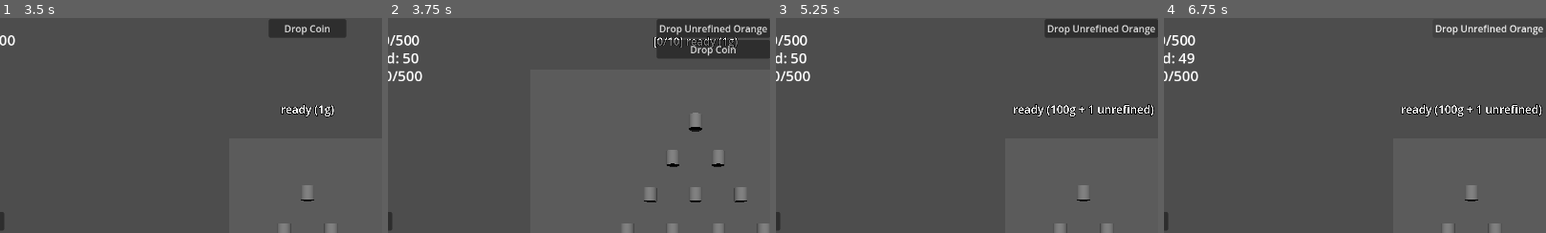
Above: before the commit, frames 1-4 (left to right).
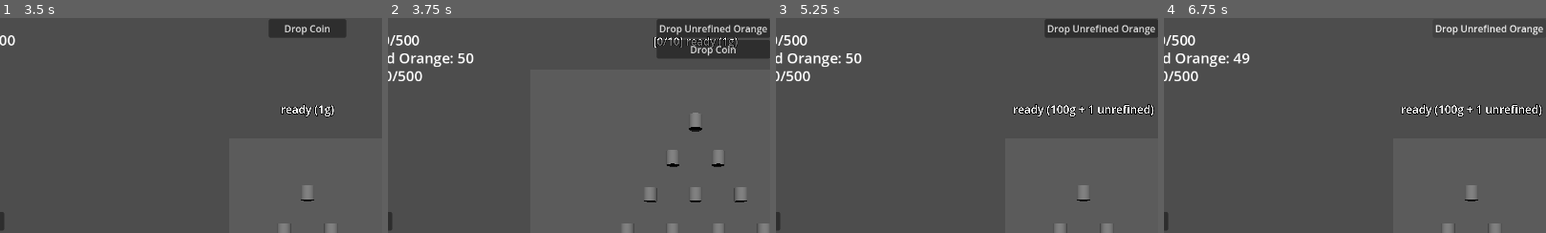
Above: after the commit, the same moments.

Repository: kjbrown-sandbox/pleenko
Game: Godot game, scene res://scenes/main.tscn
The game is run twice, just before and just after one commit, with the same random seed, the same clock (stepped at 60 frames per second) and the same inputs.
Inputs (mouse positions are % of the whole screen's width and height, from its top left):
- Up to frame 1 (3.5 s): tap Enter at 0.5 s; move the mouse to (72, 45) at 0.52 s; hold Right 0.53-1.25 s; hold Space (drop_coin) 0.53-1.25 s; click (72, 45) at 0.67 s; click "Speed x10" at 1.25 s; click "Drop Coin" at 2 s; click "Reset" at 2.75 s
- Up to frame 2 (3.75 s): click "Reset Orange" at 3.5 s
- Up to frame 3 (5.25 s): click "Gold" at 4.25 s; click "Orange" at 5 s
- Up to frame 4 (6.75 s): click "Gold Cap +500" at 5.75 s; click "Drop Unrefined Orange" at 6.5 s
The pictures show only the part of the screen within x 10-60%, y 0-50%; the shares and areas given below are measured in that part.

Frame 1 is identical in both runs. In frame 2, 0.5% of the frame differs, in the area x 2-23%, y 16-23%; in frame 3, 0.5%; in frame 4, 0.5%.

Commit message:
Fix text

Diff:
--- a/scripts/ui.gd
+++ b/scripts/ui.gd
@@ -297,7 +297,7 @@
 
 
 func update_unrefined_orange(total: int) -> void:
-	unrefined_orange_label.text = "Unrefined: " + str(total)
+	unrefined_orange_label.text = "Unrefined Orange: " + str(total)
 
 
 func update_orange_coins(total: int, max_coins: int) -> void:
